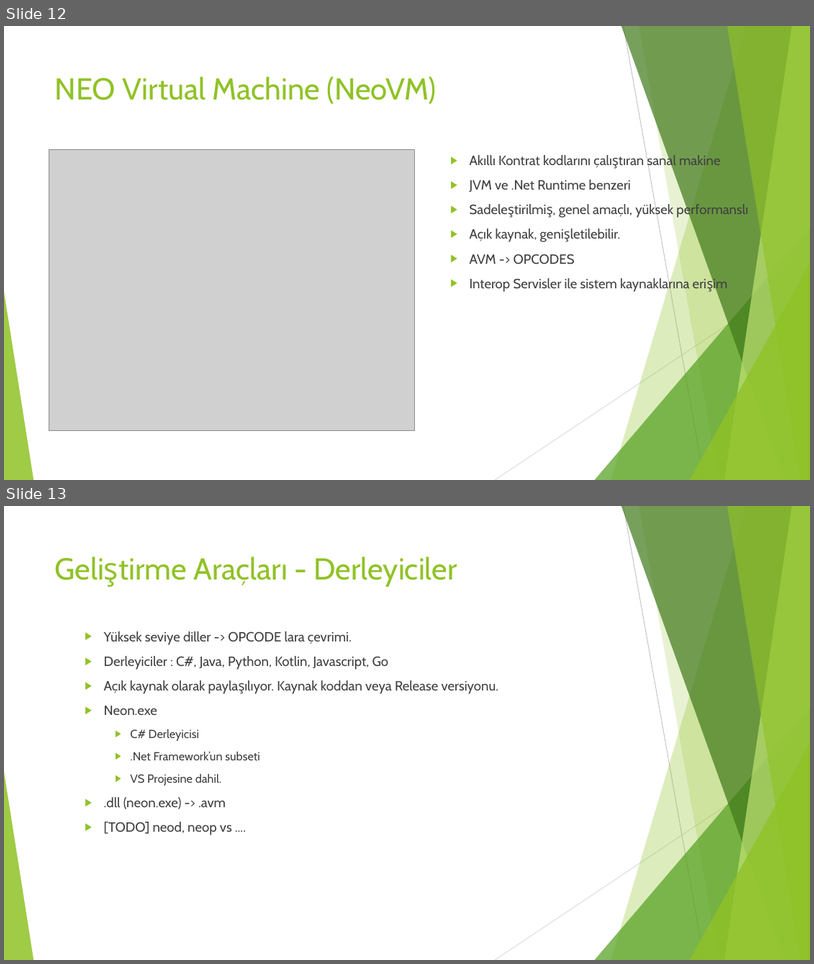
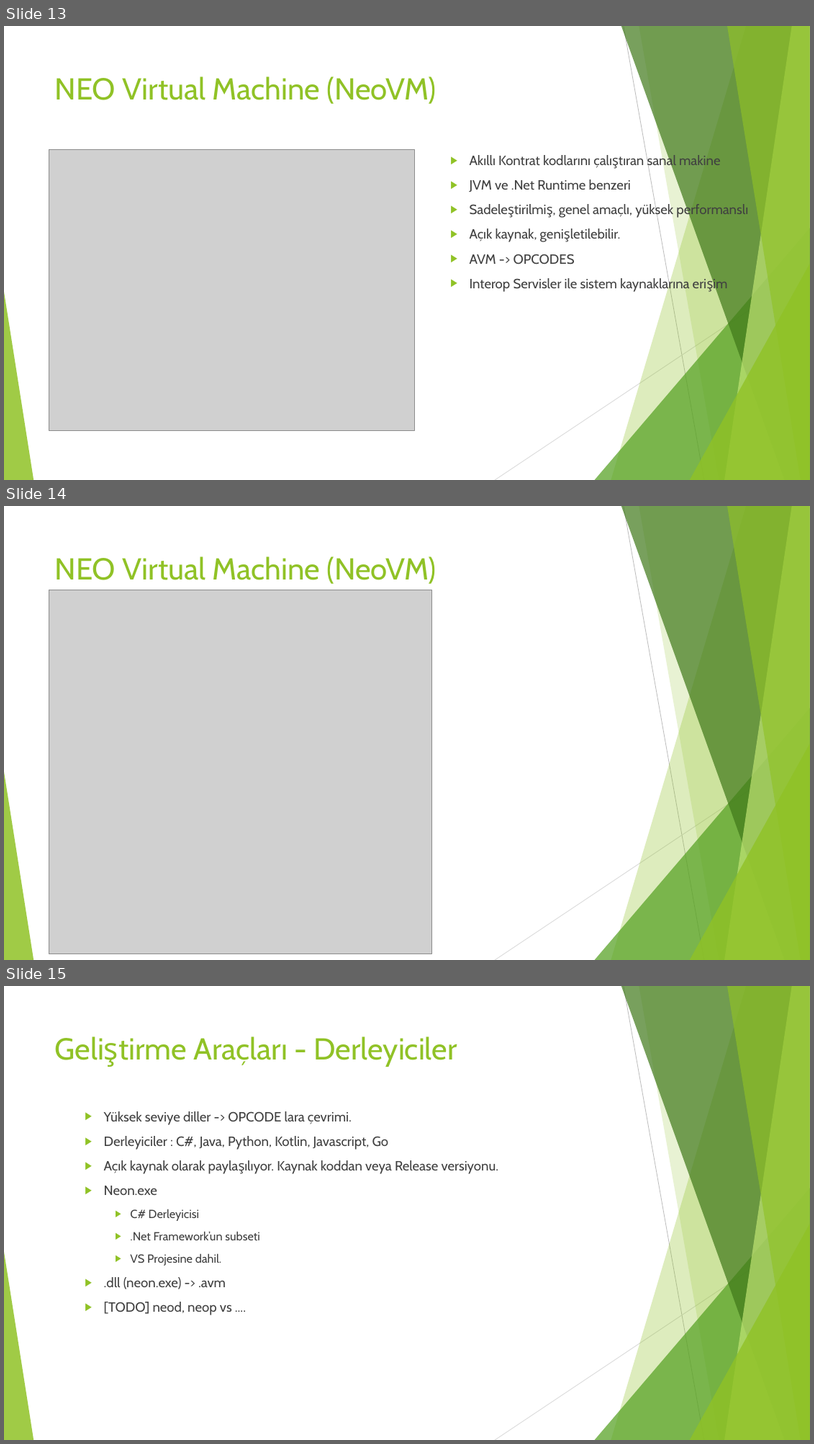
Before and after one commit to NeoBlockchainTurkey/SunumDosyalari, a slide deck: 12.05.2018 Marmara Blockchain Day/NEO Blokzinciri.pptx. Shown one above the other, each under a label of ours: slides 12 and 13 before the commit, slides 13, 14 and 15 after it. The pictures are 814x964 and 814x1444 pixels, drawn with LibreOffice and Linux fonts; fonts in the diff are those of the drawing; grey boxes stand for pictures. Boxes give left, top, right and bottom in pixels: in the first picture for what was removed or moved away, otherwise in the second. Text is boxed around its words. In the diff, an @@ line names an element or a change of style, - is before the commit and + after.

```diff
--- a/12.05.2018 Marmara Blockchain Day/NEO Blokzinciri.pptx
+++ b/12.05.2018 Marmara Blockchain Day/NEO Blokzinciri.pptx
@@ slide 14 added at <box>4,506,810,960</box>, background #FFFFFF; not listed: 10 template elements that a slide beside it also shows @@
@@ title added at <box>55,556,437,584</box>, 36 pt, text #90C226 @@
+NEO Virtual Machine (NeoVM)
@@ picture added at <box>49,590,432,954</box> @@
@@ what was slide 12 is now slide 13 @@
@@ what was slide 13 is now slide 15 @@
```
Also in this commit, not shown: 3 slides changed, 6 other slides added, 17 slides removed, 10 other files.
